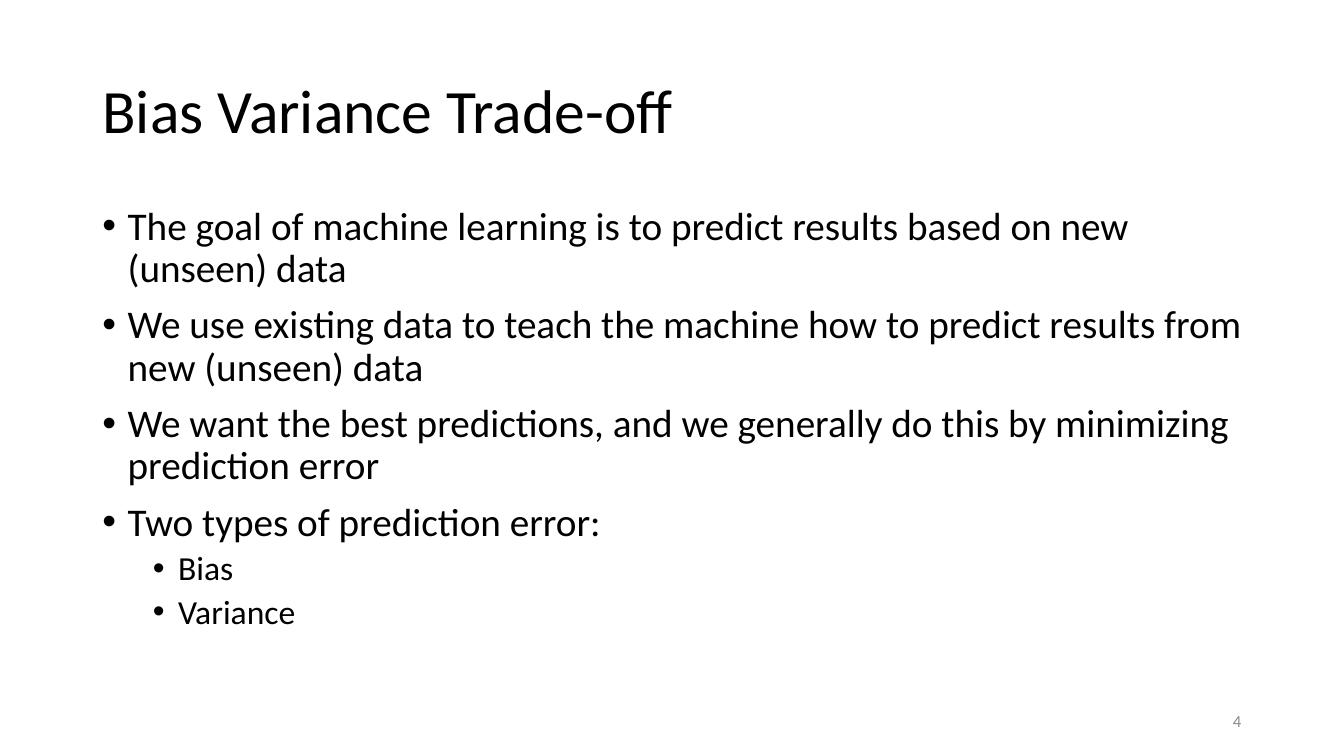
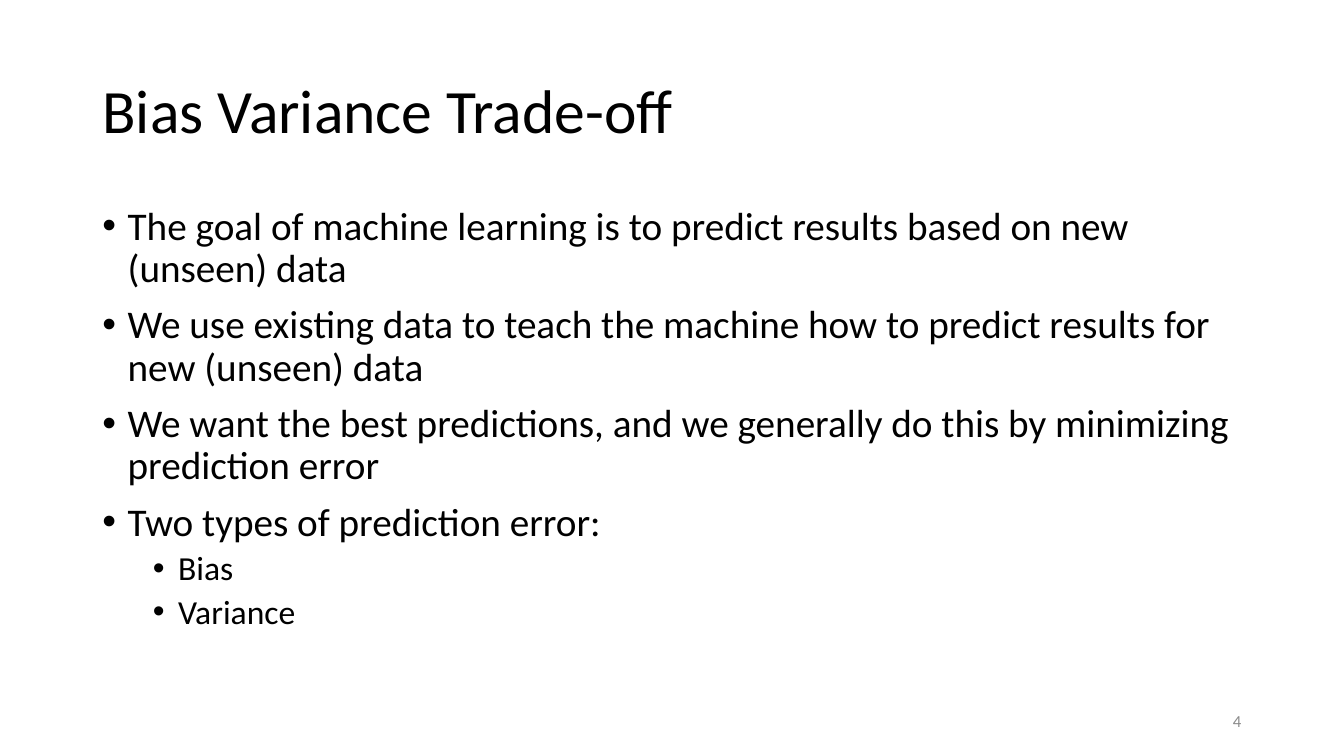
Before and after one commit to karlenaochoa/c4-ml-2020, a slide deck: slide 4 of slides/w2p1-bias-variance-resampling/w2p1.pptx. Drawn at 1344x756 pixels with LibreOffice and Linux fonts; fonts in the diff are those of the drawing. Boxes give left, top, right and bottom in pixels: in the first picture for what was removed or moved away, otherwise in the second. Text is boxed around its words. In the diff, an @@ line names an element or a change of style, - is before the commit and + after.

```diff
--- a/slides/w2p1-bias-variance-resampling/w2p1.pptx
+++ b/slides/w2p1-bias-variance-resampling/w2p1.pptx
@@ text at (x1=128, y1=310, x2=1209, y2=387): text changed @@
-• We use existing data to teach the machine how to predict results from new (unseen) data
+• We use existing data to teach the machine how to predict results for new (unseen) data
```
Also in this commit, not shown: 26 other slides changed, 1 slide added, 3 slides removed.
